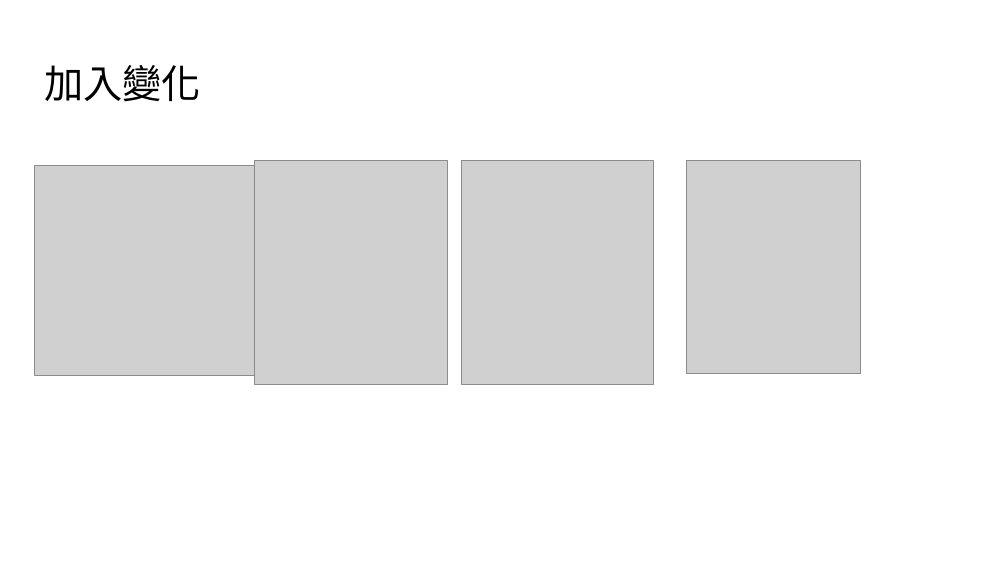
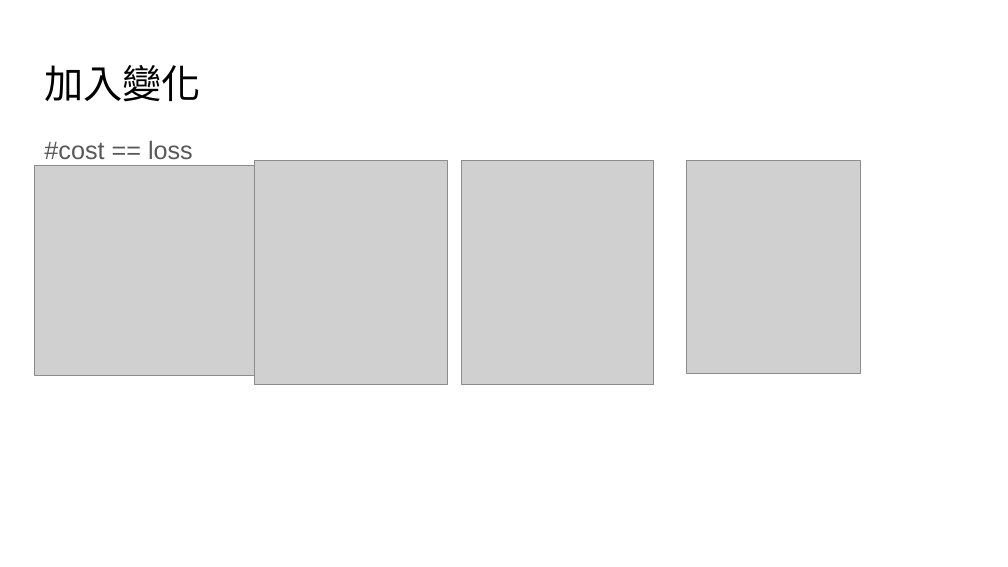
Before and after one commit to exeex/ml-course-slide, a slide deck: slide 19 of C3-DNN.pptx (slide 18 before the commit). Drawn at 1008x567 pixels with LibreOffice and Linux fonts; fonts in the diff are those of the drawing; grey boxes stand for pictures. Boxes give left, top, right and bottom in pixels: in the first picture for what was removed or moved away, otherwise in the second. Text is boxed around its words. In the diff, an @@ line names an element or a change of style, - is before the commit and + after.

```diff
--- a/C3-DNN.pptx
+++ b/C3-DNN.pptx
@@ text added at (x1=44, y1=140, x2=193, y2=159), 18 pt, text #595959 @@
+#cost == loss
```
Also in this commit, not shown: 5 other slides changed, 3 slides added, 1 slide removed, 1 other file.
